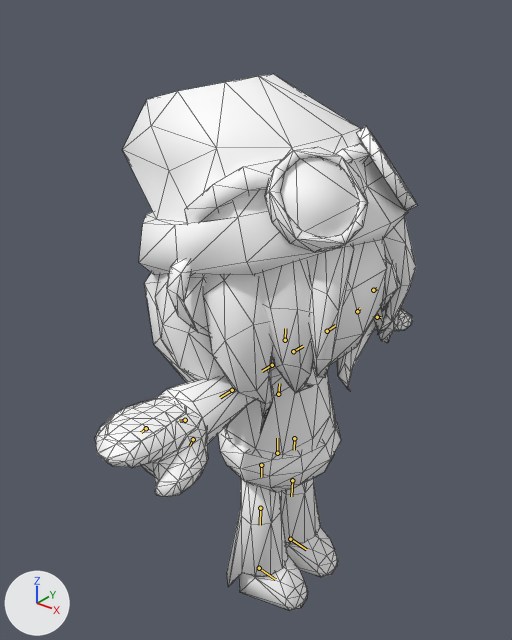
The glTF model assets/loganchara.glb as it was, and as the next commit left it.
Rendered twice from a 50 mm lens placed at (12.0, -20.2, 25.0), pointed at (-4.1, 0.0, 12.5). The lights are fixed; the arrows at lower left show +X, +Y and +Z. The bones that bend it are drawn over the model as lines. Mesh edges are drawn as thin lines.

Objects in the first picture: 'logan'.
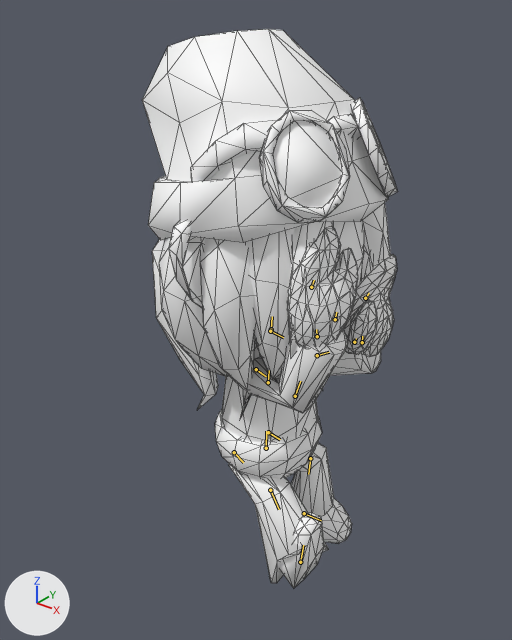
The newer file adds an action. The first version stands in its rest pose; the second is drawn at frame 1 of the action 'OnWallStart'.

What differs and where, as boxes (x1, y1, x2, y2) in the pictures (512 x 640 px):
'logan', posed (20% narrower)
    before: (95, 74, 417, 611)
    after: (142, 29, 398, 588)
bone 'LLegUp', root to tip
    before: (294, 438) to (294, 450)
    after: (268, 432) to (280, 439)
bone 'LLegBottom', root to tip
    before: (292, 480) to (291, 496)
    after: (310, 458) to (308, 474)
bone 'RLegUp', root to tip
    before: (261, 465) to (261, 477)
    after: (234, 452) to (243, 462)
bone 'RLegBottom', root to tip
    before: (260, 508) to (260, 525)
    after: (270, 490) to (279, 509)
bone 'RFoot', root to tip
    before: (259, 568) to (275, 579)
    after: (300, 562) to (303, 545)
bone 'LowTorso', root to tip
    before: (277, 453) to (277, 438)
    after: (266, 448) to (266, 431)
bone 'UppTorso', root to tip
    before: (278, 394) to (279, 383)
    after: (268, 382) to (269, 370)
bone 'Head', root to tip
    before: (285, 340) to (285, 328)
    after: (271, 329) to (272, 316)
bone 'RArmUpp', root to tip
    before: (272, 365) to (262, 371)
    after: (256, 369) to (266, 376)
bone 'RArmLow', root to tip
    before: (232, 390) to (220, 397)
    after: (295, 396) to (300, 381)
bone 'Rpalm', root to tip
    before: (185, 420) to (179, 421)
    after: (317, 336) to (316, 329)
bone 'RFinger', root to tip
    before: (146, 428) to (141, 432)
    after: (311, 287) to (314, 280)
bone 'RThumb', root to tip
    before: (193, 439) to (190, 445)
    after: (335, 319) to (336, 312)
bone 'LArmUpp', root to tip
    before: (293, 351) to (303, 346)
    after: (270, 331) to (283, 337)
bone 'LArmLow', root to tip
    before: (327, 331) to (335, 325)
    after: (317, 355) to (329, 352)
bone 'LPalm', root to tip
    before: (357, 311) to (360, 308)
    after: (362, 342) to (362, 336)
bone 'LFinger', root to tip
    before: (373, 290) to (377, 288)
    after: (365, 298) to (369, 293)
bone 'LThumb', root to tip
    before: (377, 317) to (381, 317)
    after: (354, 342) to (356, 338)

The edits, one by one:
Bone 'LLegUp' (bone_llegup) moves from (0.0, 0.0, 0.0) to (-0.374, 0.101, 0.083).
Bone 'LLegUp' (bone_llegup) turns from (0, 0, 0) to (4, -7, -68) degrees about its own x, y and z.
Bone 'LLegUp' (bone_llegup) is rescaled from (1.0, 1.0, 1.0) to (1.08, 0.92, 0.88).
Bone 'LLegBottom' (bone_llegbottom) turns from (0, 0, 0) to (0, 0, 71) degrees about its own x, y and z.
Bone 'RLegUp' (bone_rlegup) moves from (0.0, 0.0, 0.0) to (-0.396, 0.032, 0.09).
Bone 'RLegUp' (bone_rlegup) turns from (0, 0, 0) to (-11, -8, -62) degrees about its own x, y and z.
Bone 'RLegUp' (bone_rlegup) is rescaled from (1.0, 1.0, 1.0) to (1.05, 0.93, 0.88).
Bone 'RLegBottom' (bone_rlegbottom) turns from (0, 0, 0) to (0, 0, 30) degrees about its own x, y and z.
Bone 'RFoot' (bone_rfoot) turns from (0, 0, 0) to (58, 0, 0) degrees about its own x, y and z.
Bone 'LowTorso' (bone_lowtorso) moves from (0.0, 0.0, 0.0) to (-0.165, 0.0, 0.0).
Bone 'LowTorso' (bone_lowtorso) turns from (0, 0, 0) to (0, 0, -1) degrees about its own x, y and z.
Bone 'LowTorso' (bone_lowtorso) is rescaled from (1.0, 1.0, 1.0) to (0.88, 1.12, 0.88).
Bone 'UppTorso' (bone_upptorso) turns from (0, 0, 0) to (0, 0, 1) degrees about its own x, y and z.
Bone 'Head' (bone_head) moves from (0.0, 0.0, 0.0) to (-0.035, -0.097, 0.0).
Bone 'Head' (bone_head) turns from (0, 0, 0) to (-2, -4, -5) degrees about its own x, y and z.
Bone 'RArmUpp' (bone_rarmupp) moves from (0.0, 0.0, 0.0) to (-0.116, 0.257, -0.12).
Bone 'RArmUpp' (bone_rarmupp) turns from (0, 0, 0) to (-27, 78, 54) degrees about its own x, y and z.
Bone 'RArmLow' (bone_rarmlow) turns from (0, 0, 0) to (3, -13, 76) degrees about its own x, y and z.
Bone 'Rpalm' (bone_rpalm) turns from (0, 0, 0) to (-13, -64, -13) degrees about its own x, y and z.
Bone 'RFinger' (bone_rfinger) turns from (0, 0, 0) to (-6, 3, 8) degrees about its own x, y and z.
Bone 'RThumb' (bone_rthumb) turns from (0, 0, 0) to (27, 10, -4) degrees about its own x, y and z.
Bone 'LArmUpp' (bone_larmupp) moves from (0.0, 0.0, 0.0) to (0.013, 0.06, -0.207).
Bone 'LArmUpp' (bone_larmupp) turns from (0, 0, 0) to (58, 26, -4) degrees about its own x, y and z.
Bone 'LArmLow' (bone_larmlow) turns from (0, 0, 0) to (24, -40, 39) degrees about its own x, y and z.
Bone 'LPalm' (bone_lpalm) turns from (0, 0, 0) to (23, 7, -45) degrees about its own x, y and z.
Bone 'LFinger' (bone_lfinger) turns from (0, 0, 0) to (-9, 13, 31) degrees about its own x, y and z.
Bone 'LThumb' (bone_lthumb) turns from (0, 0, 0) to (-6, 20, 2) degrees about its own x, y and z.
